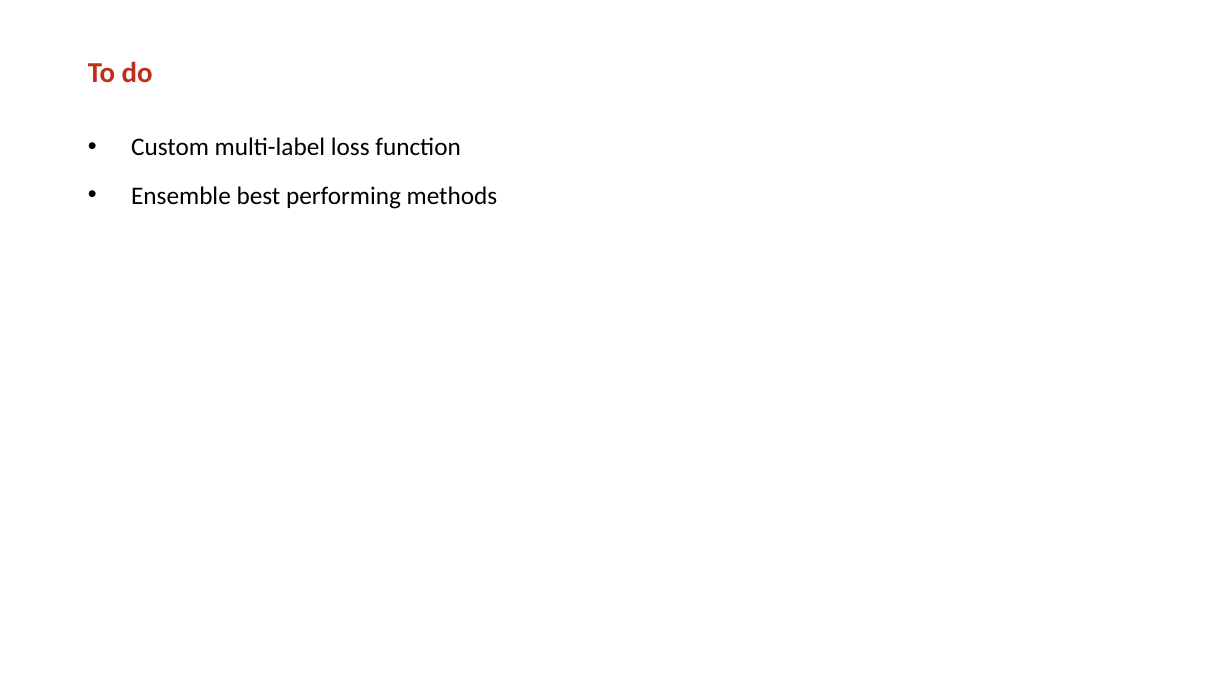
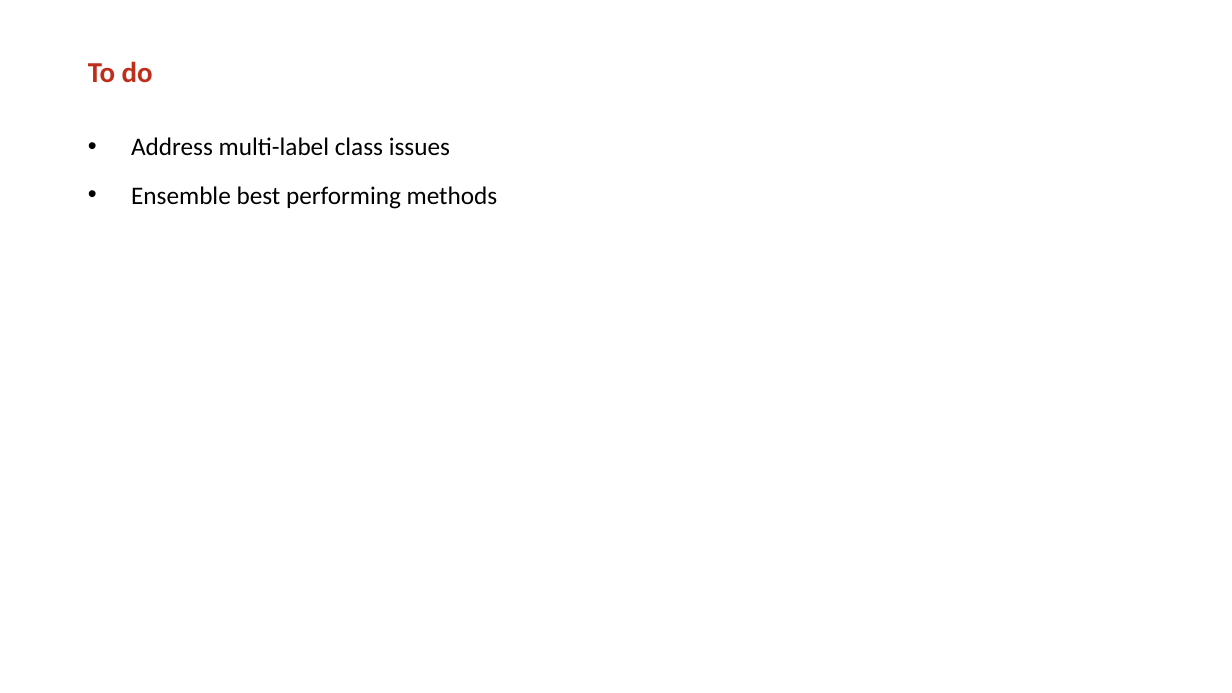
Before and after one commit to mickvanhulst/imaterialist_kaggle, a slide deck: slide 6 of presentation/presentation_1.pptx. Drawn at 1232x693 pixels with LibreOffice and Linux fonts; fonts in the diff are those of the drawing; background and template pictures are left out. Boxes give left, top, right and bottom in pixels: in the first picture for what was removed or moved away, otherwise in the second. Text is boxed around its words. In the diff, an @@ line names an element or a change of style, - is before the commit and + after.

Commit message:
Presentation done

```diff
--- a/presentation/presentation_1.pptx
+++ b/presentation/presentation_1.pptx
@@ text at bbox=[131, 137, 450, 156]: text changed @@
-• Custom multi-label loss function
+• Address multi-label class issues
```
Also in this commit, not shown: 1 other slide changed.
